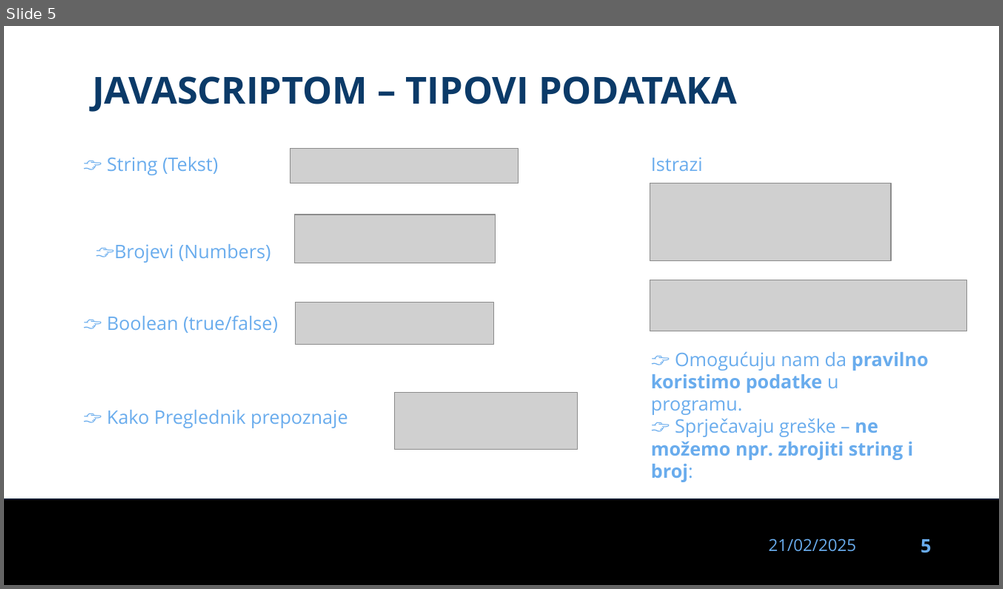
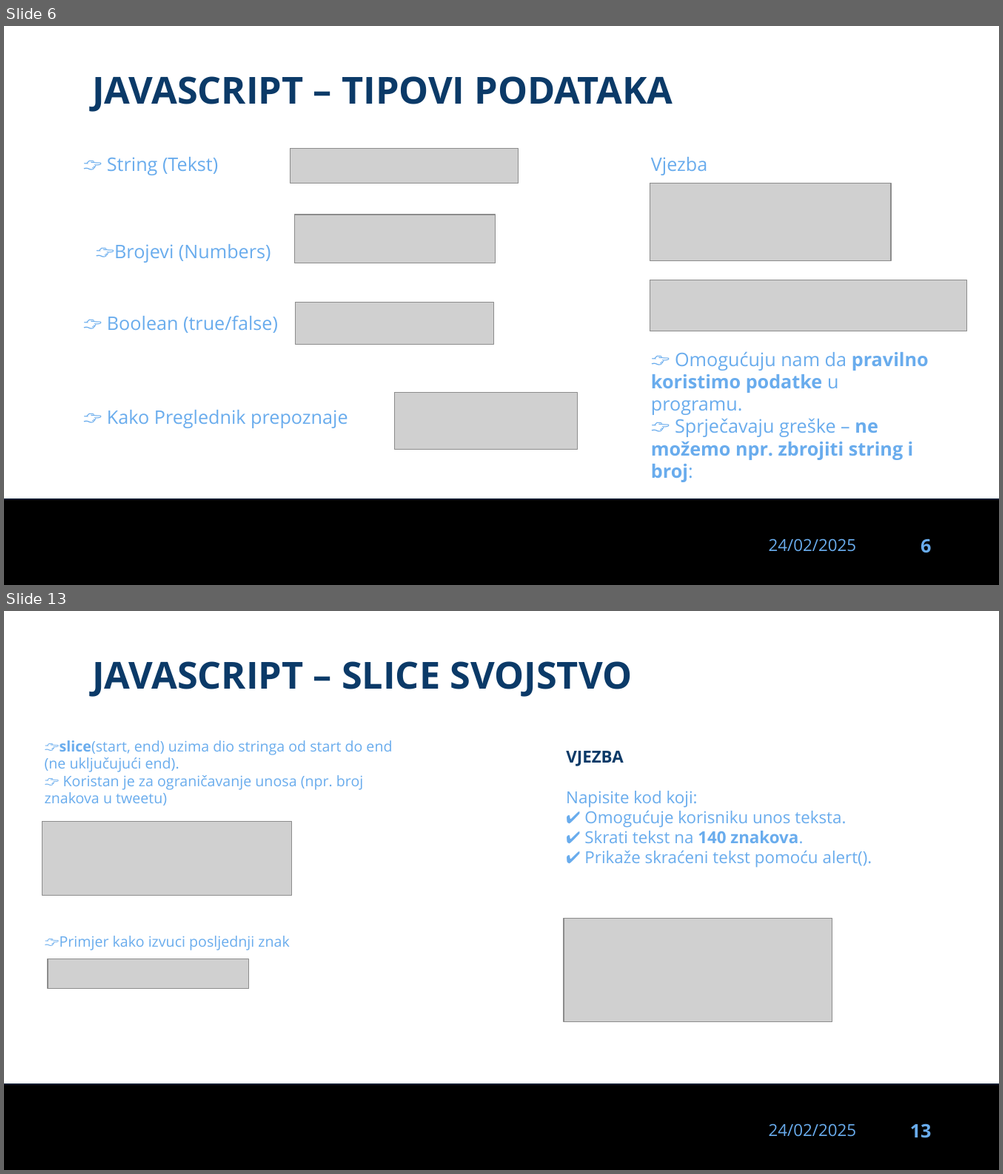
Before and after one commit to dinoDuvnjak/CTK, a slide deck: Bootcamp/javascript-uvod/javascript-uvod.pptx. Shown one above the other, each under a label of ours: slide 5 before the commit, slides 6 and 13 after it; the slides between them are not shown. The pictures are 1003x589 and 1003x1174 pixels, drawn with LibreOffice and Linux fonts; fonts in the diff are those of the drawing; grey boxes stand for pictures; background and template pictures are left out. Boxes give left, top, right and bottom in pixels: in the first picture for what was removed or moved away, otherwise in the second. Text is boxed around its words. In the diff, an @@ line names an element or a change of style, - is before the commit and + after.

Commit message:
Javascript gotov

```diff
--- a/Bootcamp/javascript-uvod/javascript-uvod.pptx
+++ b/Bootcamp/javascript-uvod/javascript-uvod.pptx
@@ slide 13 added at (4,611,999,1170), background #FFFFFF; not listed: 3 template elements that a slide beside it also shows @@
@@ text added at (92,661,632,697), 36 pt, text #0B3A68, bold @@
+JAVASCRIPT – SLICE SVOJSTVO
@@ text added at (45,741,392,806), 14 pt, text #69ACED @@
+👉slice(start, end) uzima dio stringa od start do end (ne uključujući end).
+👉 Koristan je za ograničavanje unosa (npr. broj znakova u tweetu)
@@ title added at (566,751,623,766), 16 pt, text #0B3A68, bold @@
+VJEZBA
@@ text added at (566,791,872,868), 16 pt, text #69ACED @@
+Napisite kod koji:
+✔ Omogućuje korisniku unos teksta.
+✔ Skrati tekst na 140 znakova.
+✔ Prikaže skraćeni tekst pomoću alert().
@@ picture added at (42,822,291,896) @@
@@ picture added at (563,918,832,1022) @@
@@ text added at (45,936,289,951), 14 pt, text #69ACED @@
+👉Primjer kako izvuci posljednji znak
@@ picture added at (48,960,250,989) @@
@@ what was slide 5 is now slide 6 @@
@@ slide 6 changed as well @@
@@ text at (92,76,673,112): text changed @@
-JAVASCRIPTOM – TIPOVI PODATAKA
+JAVASCRIPT – TIPOVI PODATAKA
@@ text at (651,157,707,175): text changed @@
-Istrazi
+Vjezba
@@ text at (768,539,856,552): text changed @@
-21/02/2025
+24/02/2025
@@ page number at (920,540,930,554): text changed @@
-5
+6
```
Also in this commit, not shown: 3 other slides changed, 30 other slides added, 39 slides removed, 6 other files.
